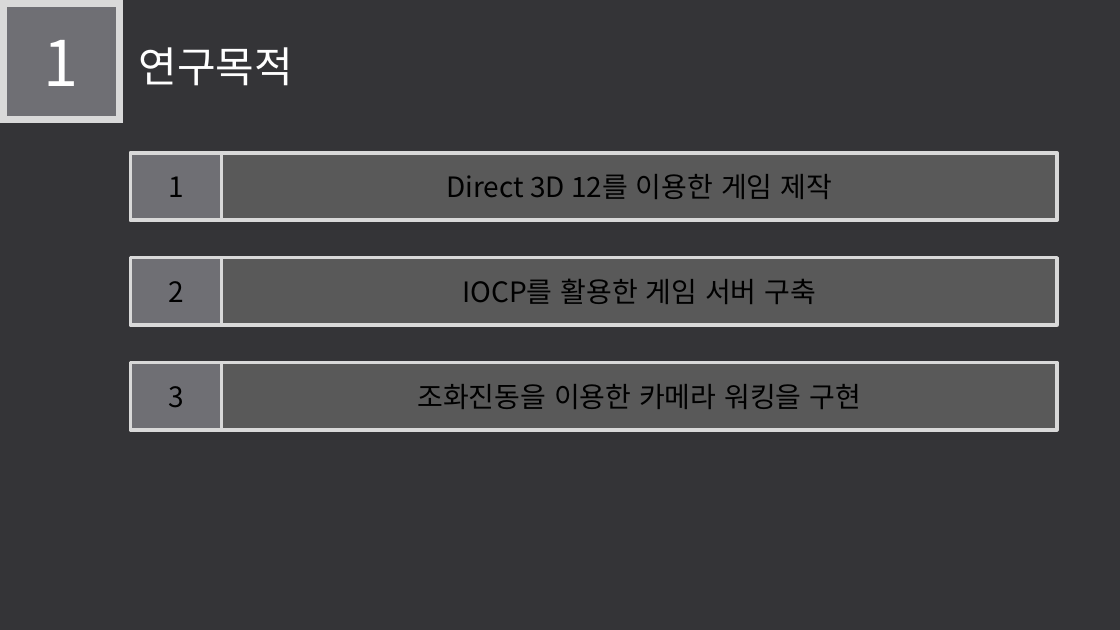
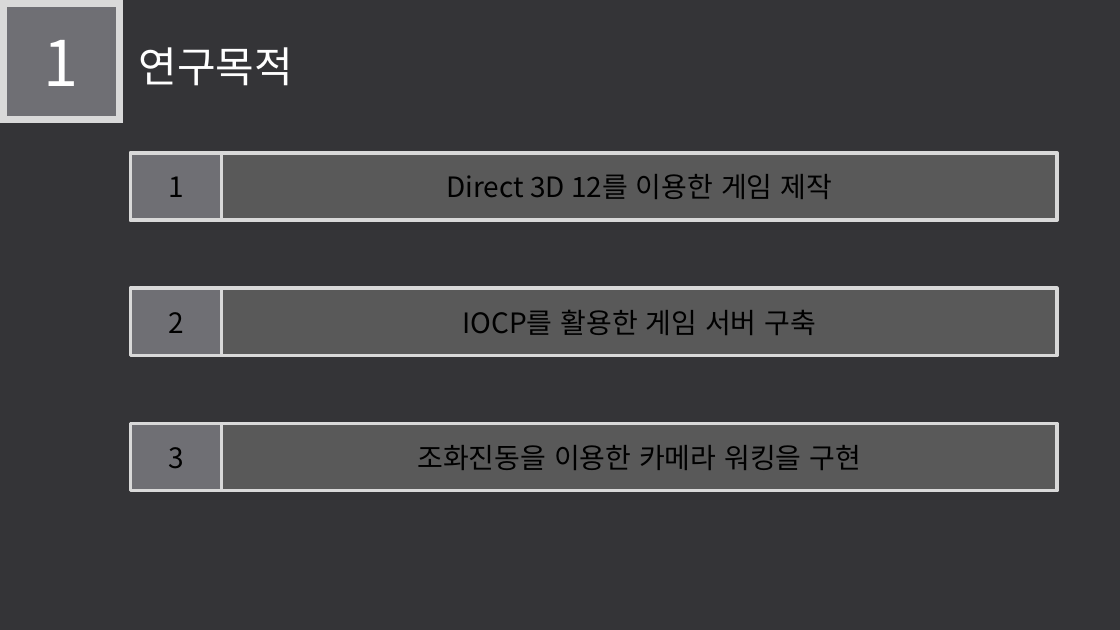
Before and after one commit to LEGO0937/Our_Project, a slide deck: slide 4 of 기획단계/졸작 제안서_α.pptx. Drawn at 1120x630 pixels with LibreOffice and Linux fonts; fonts in the diff are those of the drawing. Boxes give left, top, right and bottom in pixels: in the first picture for what was removed or moved away, otherwise in the second. Text is boxed around its words. In the diff, an @@ line names an element or a change of style, - is before the commit and + after.

```diff
--- a/기획단계/졸작 제안서_α.pptx
+++ b/기획단계/졸작 제안서_α.pptx
@@ rectangle "2": place and size @@
-rectangle "2" at bbox=[130, 258, 221, 325]
+rectangle "2" at bbox=[130, 288, 221, 355]
@@ rectangle "IOCP를 활용한 게임 서버 구축": place and size @@
-rectangle "IOCP를 활용한 게임 서버 구축" at bbox=[222, 258, 1058, 325]
+rectangle "IOCP를 활용한 게임 서버 구축" at bbox=[222, 288, 1058, 355]
@@ rectangle "3": place and size @@
-rectangle "3" at bbox=[130, 362, 221, 429]
+rectangle "3" at bbox=[130, 423, 221, 491]
@@ rectangle "조화진동을 이용한 카메라 워킹을 구현": place and size @@
-rectangle "조화진동을 이용한 카메라 워킹을 구현" at bbox=[222, 362, 1058, 429]
+rectangle "조화진동을 이용한 카메라 워킹을 구현" at bbox=[222, 423, 1058, 491]
```
Also in this commit, not shown: 11 other slides changed, 1 slide added, 1 slide removed.
